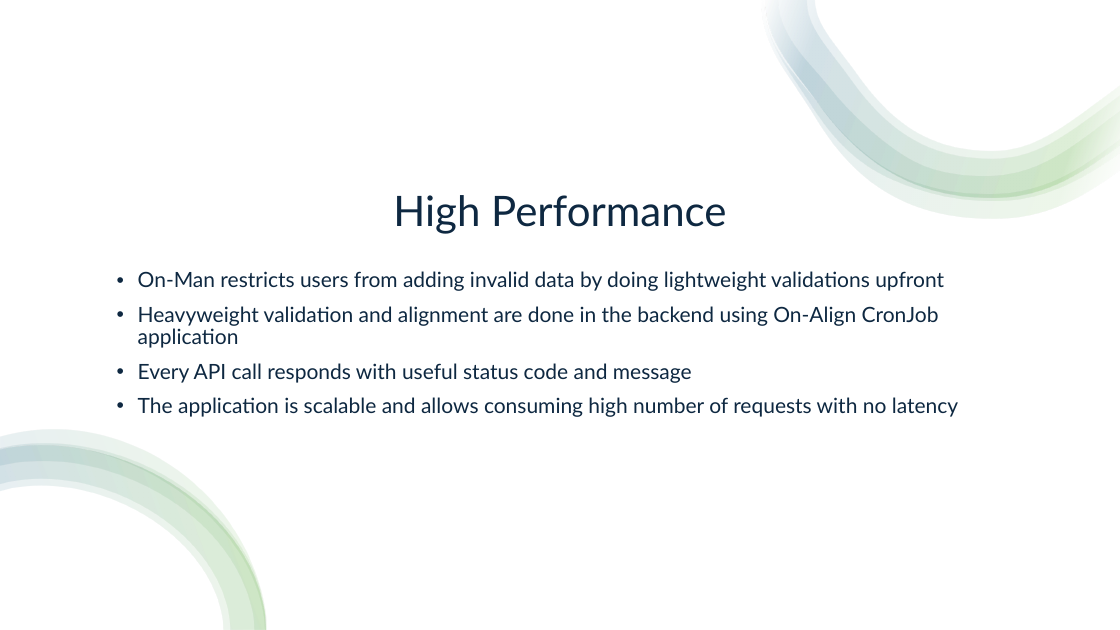
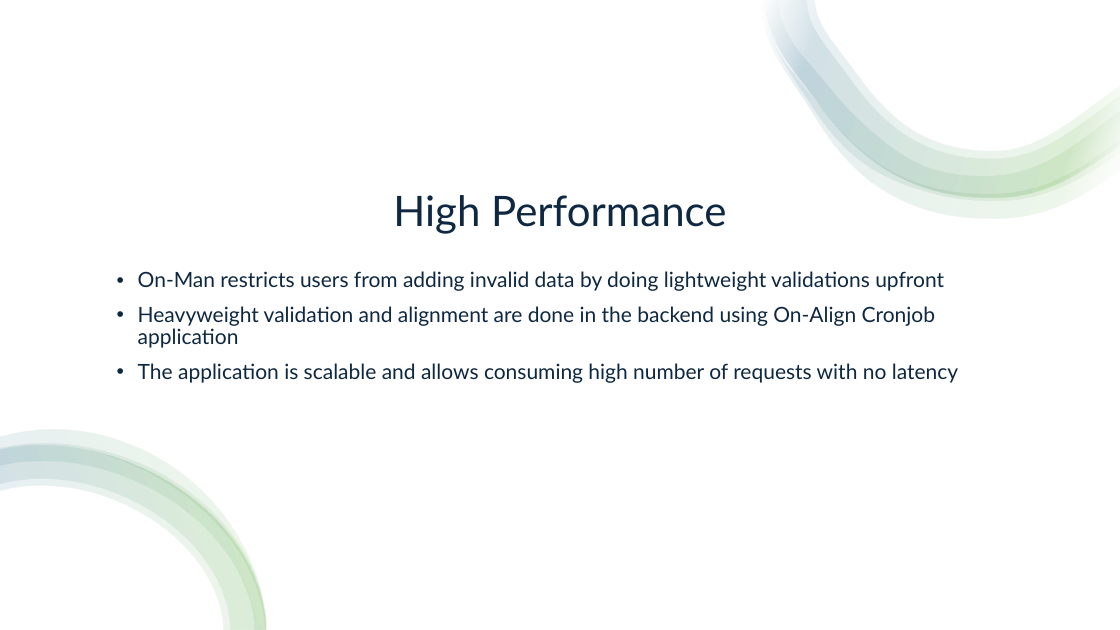
Before and after one commit to desourav/on-man, a slide deck: slide 8 of product-pitch.pptx. Drawn at 1120x630 pixels with LibreOffice and Linux fonts; fonts in the diff are those of the drawing. Boxes give left, top, right and bottom in pixels: in the first picture for what was removed or moved away, otherwise in the second. Text is boxed around its words. In the diff, an @@ line names an element or a change of style, - is before the commit and + after.

```diff
--- a/product-pitch.pptx
+++ b/product-pitch.pptx
@@ text at <box>138,306,935,348</box>: text changed @@
-• Heavyweight validation and alignment are done in the backend using On-Align CronJob application
-• Every API call responds with useful status code and message
+• Heavyweight validation and alignment are done in the backend using On-Align Cronjob application
```
Also in this commit, not shown: 3 other slides changed, 1 slide added, 5 other files.
